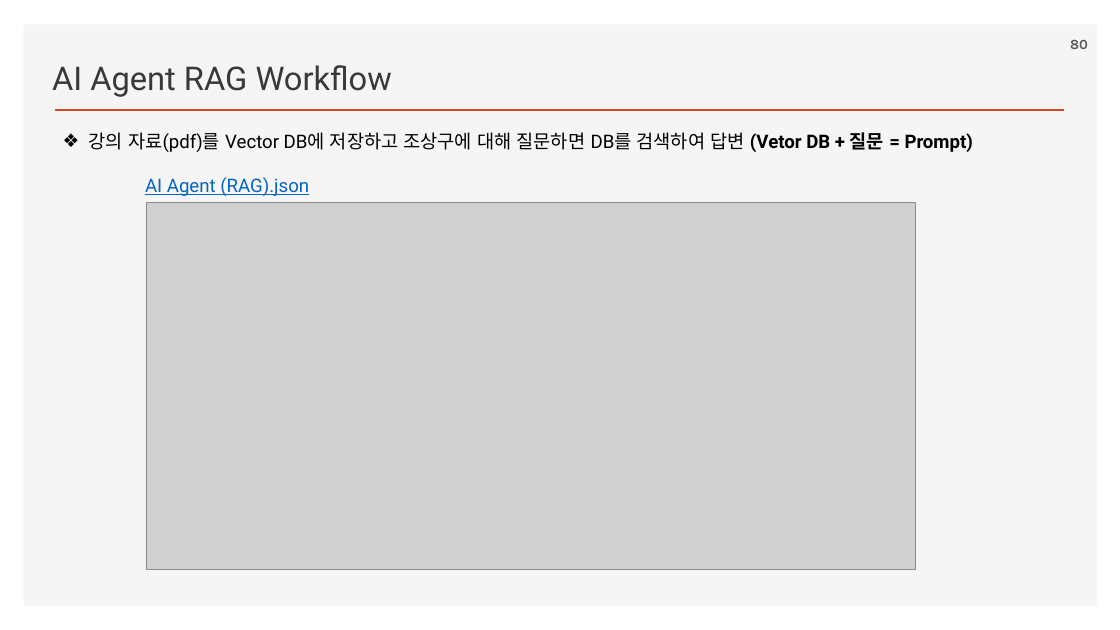
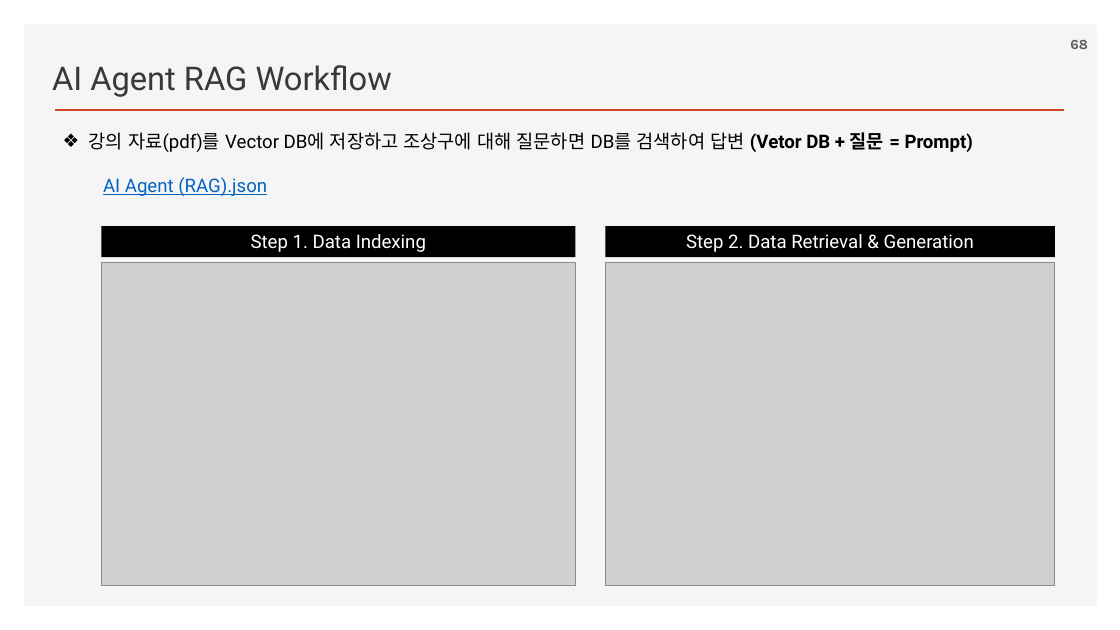
Before and after one commit to ancestor9/2026_Fall_AI-Workflow, a slide deck: slide 68 of PPTs/04_AI Workflow_n8n.pptx (slide 80 before the commit). Drawn at 1120x630 pixels with LibreOffice and Linux fonts; fonts in the diff are those of the drawing; grey boxes stand for pictures; background and template pictures are left out. Boxes give left, top, right and bottom in pixels: in the first picture for what was removed or moved away, otherwise in the second. Text is boxed around its words. In the diff, an @@ line names an element or a change of style, - is before the commit and + after.

```diff
--- a/PPTs/04_AI Workflow_n8n.pptx
+++ b/PPTs/04_AI Workflow_n8n.pptx
@@ page number at (1070, 40, 1088, 49): text changed @@
-80
+68
@@ text "AI Agent (RAG).json": place and size @@
-text "AI Agent (RAG).json" at (145, 177, 309, 196)
+text "AI Agent (RAG).json" at (103, 177, 267, 196)
@@ picture removed at (146, 202, 916, 571) @@
@@ rectangle added at (102, 226, 576, 257), fill #000000, 16 pt, text #FFFFFF @@
+Step 1. Data Indexing
@@ rectangle added at (606, 226, 1055, 257), fill #000000, 16 pt, text #FFFFFF @@
+Step 2. Data Retrieval & Generation
@@ picture added at (102, 262, 576, 586) @@
@@ picture added at (606, 262, 1055, 586) @@
```
Also in this commit, not shown: 3 other slides changed, 3 slides removed.
